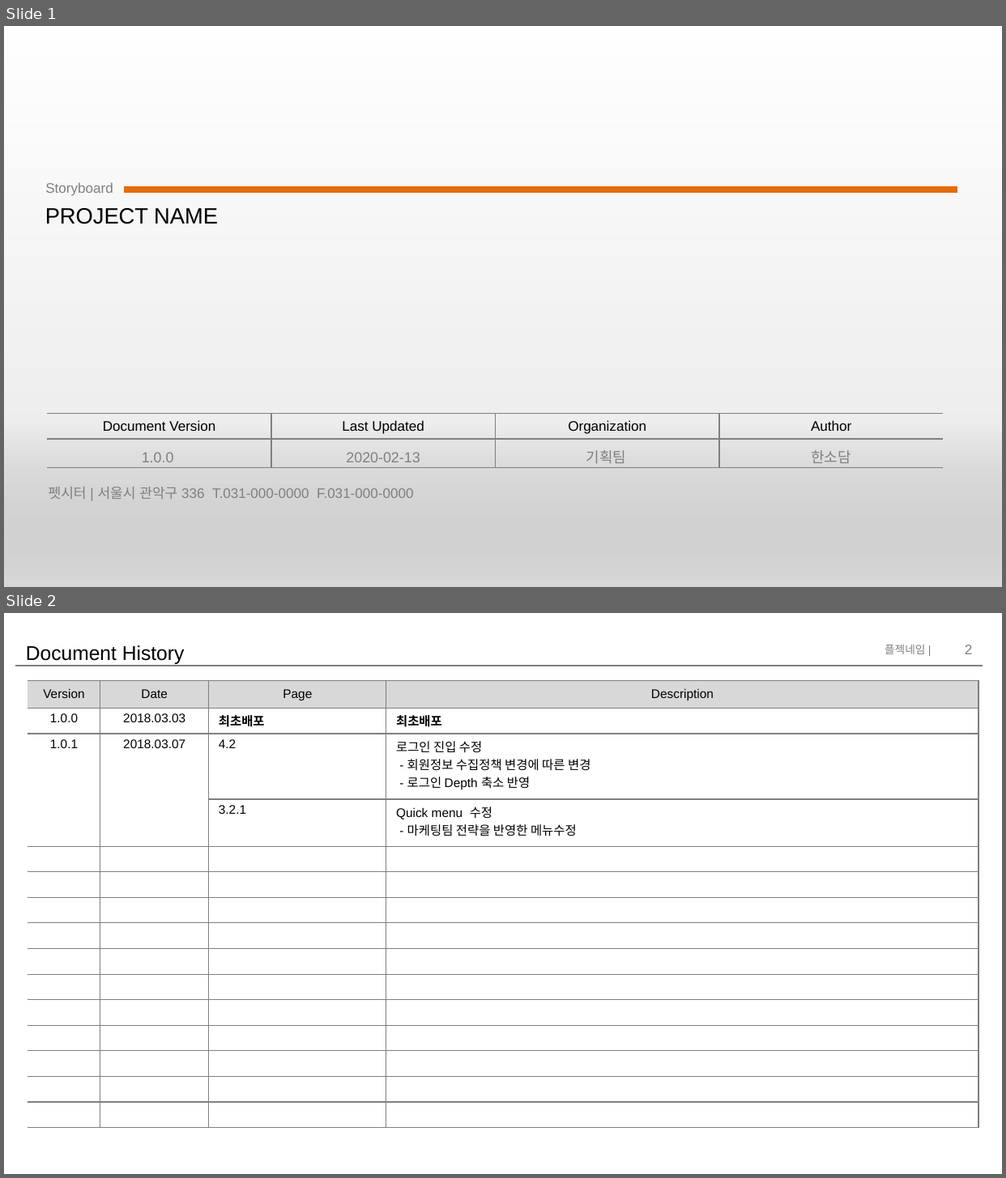
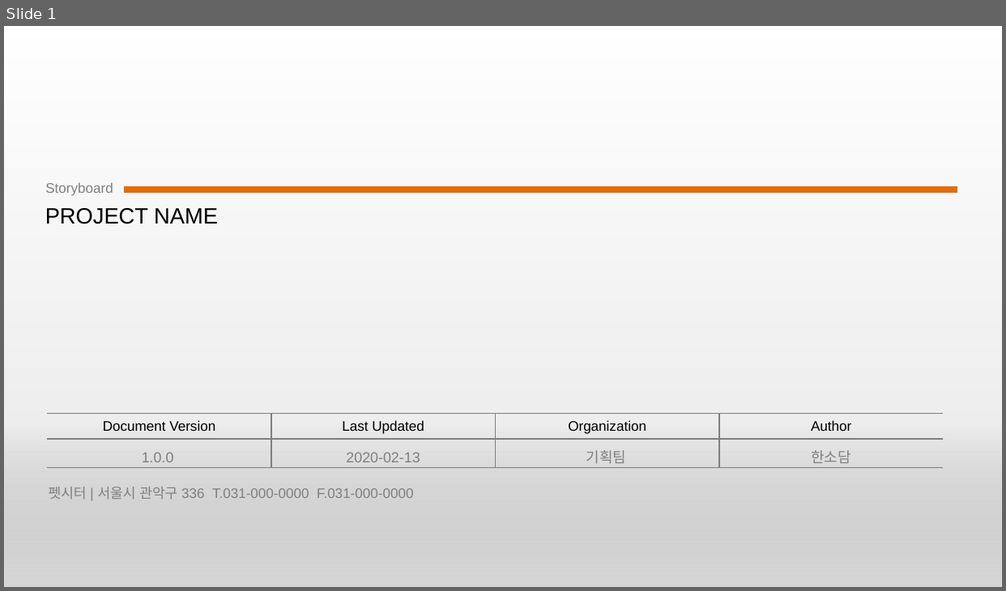
Before and after one commit to dame22/HSD_TIL, a slide deck: Pets Home/스토리 보드_한소담.pptx. Shown one above the other, each under a label of ours: slides 1 and 2 before the commit, slide 1 after it. The pictures are 1006x1178 and 1006x591 pixels, drawn with LibreOffice and Linux fonts; fonts in the diff are those of the drawing. Boxes give left, top, right and bottom in pixels: in the first picture for what was removed or moved away, otherwise in the second. Text is boxed around its words. In the diff, an @@ line names an element or a change of style, - is before the commit and + after.

```diff
--- a/Pets Home/스토리 보드_한소담.pptx
+++ b/Pets Home/스토리 보드_한소담.pptx
@@ slide 2 removed at (4,613,1002,1174), background #FFFFFF @@
@@ title removed at (26,645,185,664) @@
-Document History
@@ text removed at (884,645,925,654) @@
-플젝네임 |
@@ page number removed at (965,645,973,654) @@
-2
@@ line removed from (16, 666) to (982, 666) @@
@@ table removed at (28,681,979,1128), 15 rows, 4 columns @@
-Version | Date | Page | Description
-1.0.0 | 2018.03.03 | 최초배포 | 최초배포
-1.0.1 | 2018.03.07 | 4.2 | 로그인 진입 수정 / - 회원정보 수집정책 변경에 따른 변경 / - 로그인 Depth 축소 반영
- |  | 3.2.1 | Quick menu 수정 / - 마케팅팀 전략을 반영한 메뉴수정
- |  |  | 
- |  |  | 
- |  |  | 
- |  |  | 
- |  |  | 
- |  |  | 
- |  |  | 
- |  |  | 
- |  |  | 
- |  |  | 
- |  |  | 
```
Also in this commit, not shown: 8 slides changed, 2 slides added, 3 other slides removed, 14 other files.
